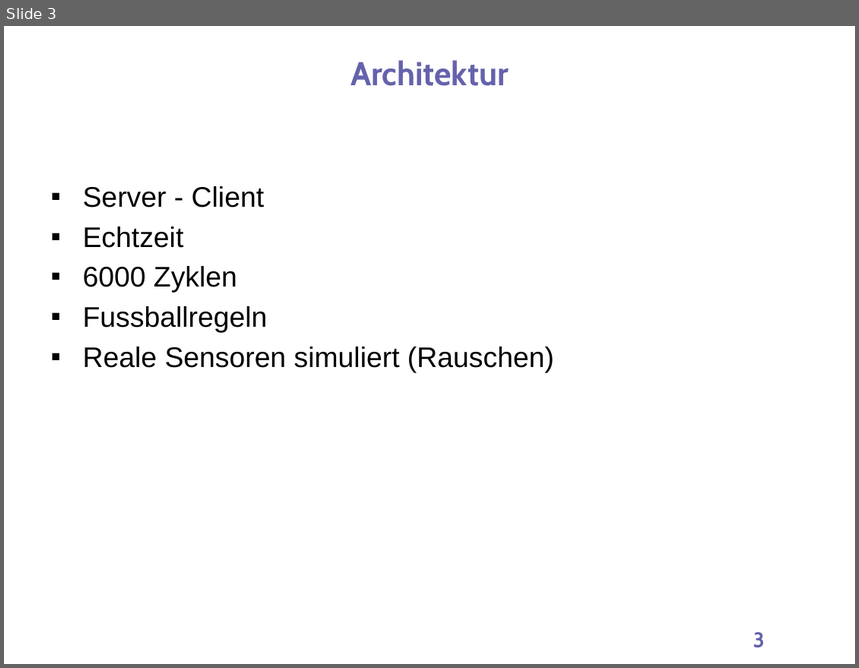
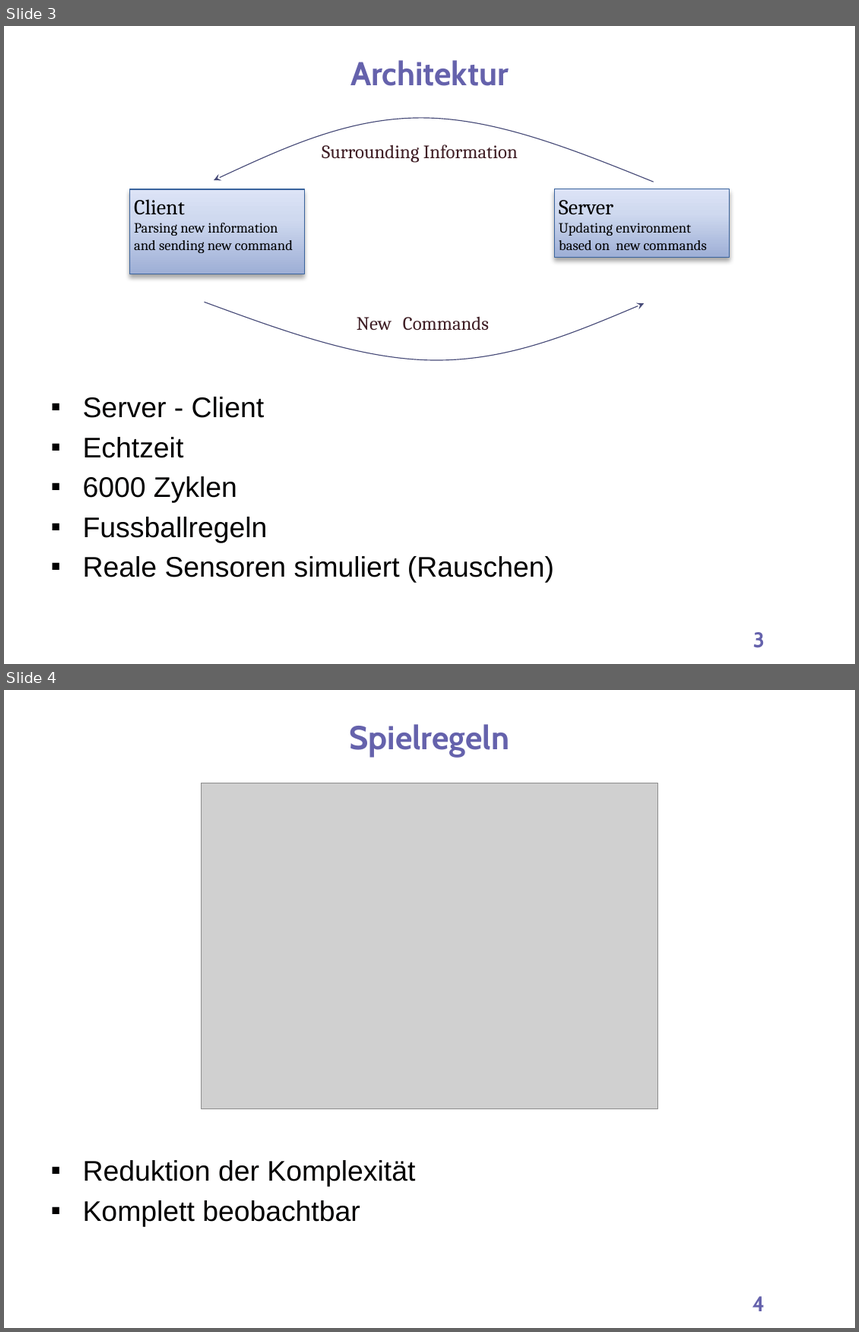
Before and after one commit to gerhardkurz/roboZen, a slide deck: presentation/1/praesentation1 (1).pptx. Shown one above the other, each under a label of ours: slide 3 before the commit, slides 3 and 4 after it. The pictures are 859x668 and 859x1332 pixels, drawn with LibreOffice and Linux fonts; fonts in the diff are those of the drawing; grey boxes stand for pictures; background and template pictures are left out. Boxes give left, top, right and bottom in pixels: in the first picture for what was removed or moved away, otherwise in the second. Text is boxed around its words. In the diff, an @@ line names an element or a change of style, - is before the commit and + after.

```diff
--- a/presentation/1/praesentation1 (1).pptx
+++ b/presentation/1/praesentation1 (1).pptx
@@ slide 4 added at box(4, 690, 855, 1328), background #FFFFFF @@
@@ title added at box(350, 724, 509, 757), 28 pt, text #6562AC, bold @@
+Spielregeln
@@ picture added at box(202, 783, 658, 1110) @@
@@ text added at box(83, 1160, 415, 1227), 24 pt, text #010000 @@
+▪ Reduktion der Komplexität
+▪ Komplett beobachtbar
@@ page number added at box(753, 1296, 765, 1312), 18 pt, text #6562AC, bold @@
+4
@@ slide 3 changed as well @@
@@ group added at box(130, 118, 729, 360): 2 rectangles, 2 freeform shapes, 2 texts @@
+Server
+Updating environment based on new commands
+Client
+Parsing new information and sending new command
+Surrounding Information
+New Commands
@@ text "Server - Client": place and size @@
-text "Server - Client" at box(83, 186, 554, 373)
+text "Server - Client" at box(83, 397, 554, 583)
```
Also in this commit, not shown: 1 other slide changed, 1 other slide added, 2 slides removed, 1 other file.
